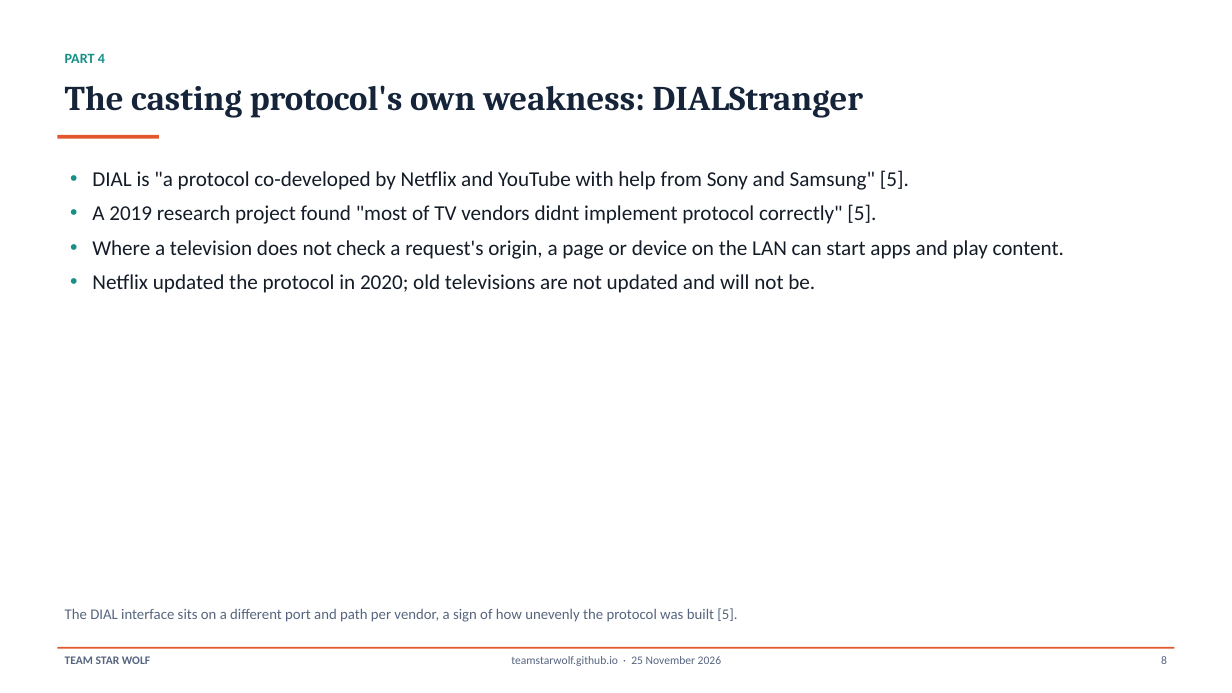
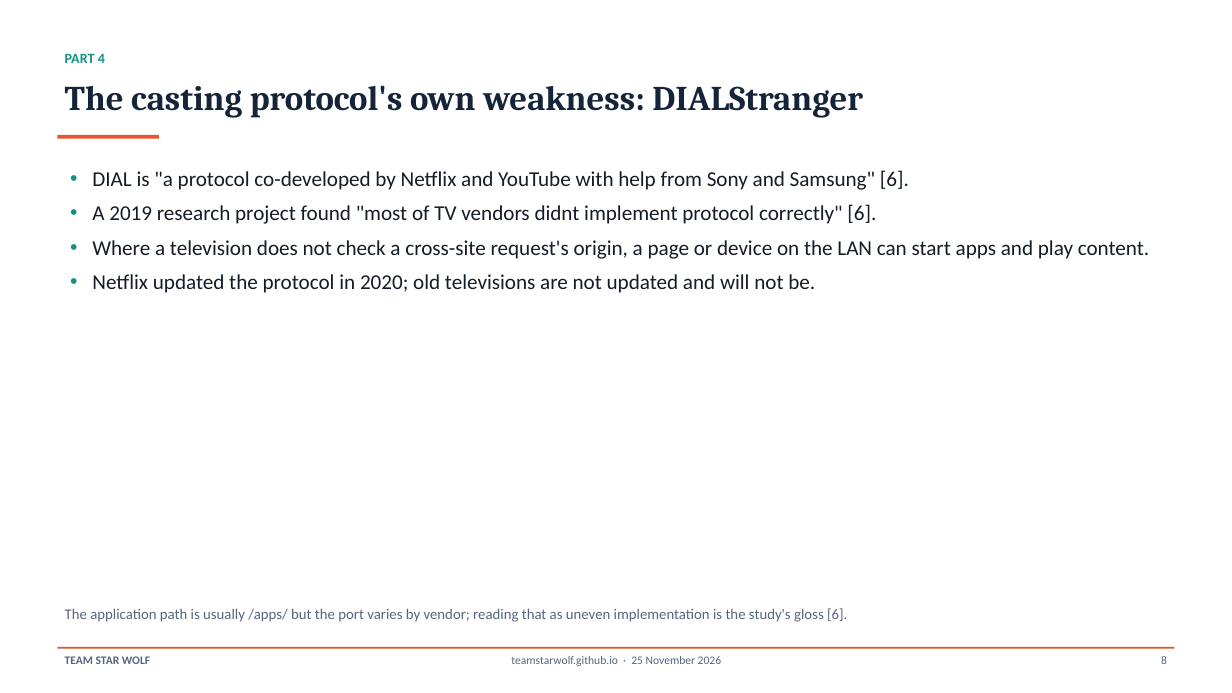
Before and after one commit to TeamStarWolf/TeamStarWolf, a slide deck: slide 8 of case-studies/slides/Casting_Home_Network_Case_Study.pptx. Drawn at 1232x693 pixels with LibreOffice and Linux fonts; fonts in the diff are those of the drawing. Boxes give left, top, right and bottom in pixels: in the first picture for what was removed or moved away, otherwise in the second. Text is boxed around its words. In the diff, an @@ line names an element or a change of style, - is before the commit and + after.

```diff
--- a/case-studies/slides/Casting_Home_Network_Case_Study.pptx
+++ b/case-studies/slides/Casting_Home_Network_Case_Study.pptx
@@ text at bbox=[92, 170, 1149, 259]: text changed @@
-• DIAL is "a protocol co-developed by Netflix and YouTube with help from Sony and Samsung" [5].
-• A 2019 research project found "most of TV vendors didnt implement protocol correctly" [5].
-• Where a television does not check a request's origin, a page or device on the LAN can start apps and play content.
+• DIAL is "a protocol co-developed by Netflix and YouTube with help from Sony and Samsung" [6].
+• A 2019 research project found "most of TV vendors didnt implement protocol correctly" [6].
+• Where a television does not check a cross-site request's origin, a page or device on the LAN can start apps and play content.
@@ text at bbox=[65, 608, 847, 622]: text changed @@
-The DIAL interface sits on a different port and path per vendor, a sign of how unevenly the protocol was built [5].
+The application path is usually /apps/ but the port varies by vendor; reading that as uneven implementation is the study's gloss [6].
```
Also in this commit, not shown: 11 other slides changed, 12 other files.
